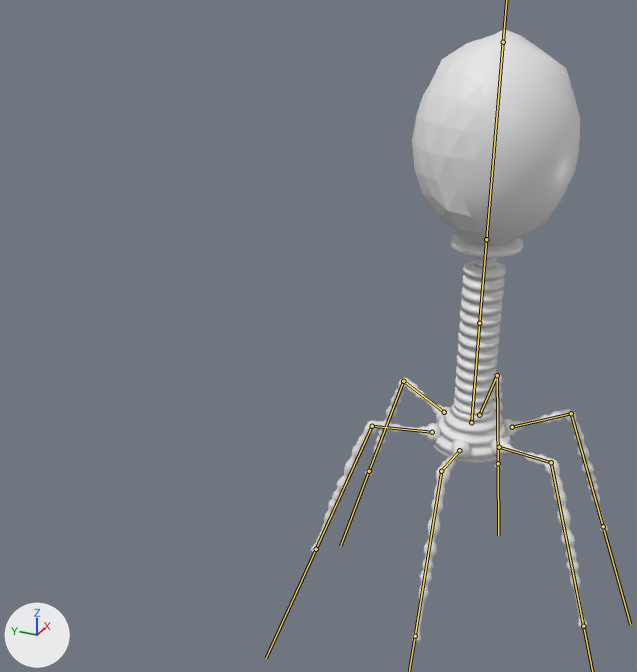
Before and after pictures for a commit that changed the FBX model Assets/Art/3D/Models/Enemies/Model_Bacteriophage.fbx.
The view is the same before and after, from a camera (50 mm lens) standing at (-7.03, -1.62, 5.45) and looking at (-0.08, 1.51, 1.98). Arrows for +X, +Y and +Z are at lower left; the lights stay in place. The bones that bend it are drawn over the model as lines.

Objects in the first picture: 'Legs'.
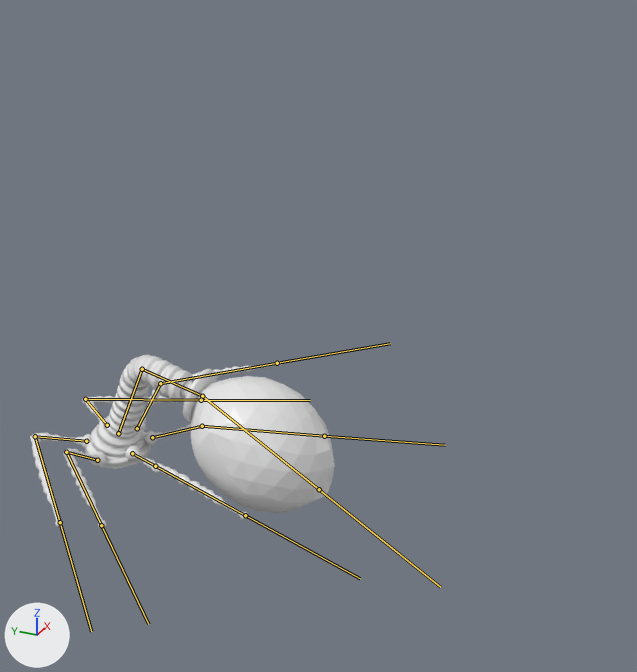
The newer file adds an action. The first version stands in its rest pose; the second is drawn at frame 11 of the action 'Armature|Anim_Die_Bacteriophage'.

Pixel boxes [x1, y1, x2, y2] of what changed, in the pictures (637 x 672 px):
'Legs', posed (71% shorter)
    before: [311, 29, 608, 642]
    after: [30, 355, 335, 529]
bone 'Bone.012', root to tip
    before: (471, 422) to (479, 323)
    after: (118, 433) to (142, 369)
bone 'Bone.013', root to tip
    before: (479, 323) to (486, 239)
    after: (142, 369) to (202, 396)
bone 'Bone.014', root to tip
    before: (486, 239) to (503, 42)
    after: (202, 396) to (319, 489)
bone 'Bone', root to tip
    before: (479, 415) to (497, 375)
    after: (137, 428) to (160, 383)
bone 'Bone.001', root to tip
    before: (497, 375) to (498, 463)
    after: (160, 383) to (277, 363)
bone 'Bone.002', root to tip
    before: (512, 427) to (571, 413)
    after: (152, 437) to (202, 426)
bone 'Bone.003', root to tip
    before: (571, 413) to (603, 526)
    after: (202, 426) to (324, 436)
bone 'Bone.004', root to tip
    before: (459, 450) to (441, 471)
    after: (97, 460) to (66, 452)
bone 'Bone.005', root to tip
    before: (441, 471) to (415, 636)
    after: (66, 452) to (101, 525)
bone 'Bone.006', root to tip
    before: (432, 432) to (372, 426)
    after: (86, 441) to (35, 436)
bone 'Bone.007', root to tip
    before: (372, 426) to (316, 549)
    after: (35, 436) to (60, 522)
bone 'Bone.008', root to tip
    before: (499, 447) to (551, 462)
    after: (132, 453) to (155, 466)
bone 'Bone.009', root to tip
    before: (551, 462) to (583, 626)
    after: (155, 466) to (245, 515)
bone 'Bone.010', root to tip
    before: (444, 412) to (403, 381)
    after: (107, 425) to (85, 399)
bone 'Bone.011', root to tip
    before: (403, 381) to (369, 471)
    after: (85, 399) to (201, 400)

What the commit changed:
Bone 'Bone.012' (bone_bone_012) moves from (0.0, 0.0, 0.0) to (0.0, -1.11, -4.05).
Bone 'Bone.012' (bone_bone_012) turns from (0, 0, 0) to (24, 0, 0) degrees about its own x, y and z.
Bone 'Bone.013' (bone_bone_013) turns from (0, 0, 0) to (79, 0, 0) degrees about its own x, y and z.
Bone 'Bone.014' (bone_bone_014) turns from (0, 0, 0) to (18, 0, 0) degrees about its own x, y and z.
Bone 'Bone' (bone_bone) moves from (0.0, 0.0, 0.0) to (1.13, -0.2, -4.05).
Bone 'Bone' (bone_bone) turns from (0, 0, 0) to (0, 0, 20) degrees about its own x, y and z.
Bone 'Bone.001' (bone_bone_001) turns from (0, 0, 0) to (73, -30, 1) degrees about its own x, y and z.
Bone 'Bone.002' (bone_bone_002) moves from (0.0, 0.0, 0.0) to (1.07, -3.5, -2.06).
Bone 'Bone.003' (bone_bone_003) turns from (0, 0, 0) to (54, -4, 37) degrees about its own x, y and z.
Bone 'Bone.004' (bone_bone_004) moves from (0.0, 0.0, 0.0) to (-1.11, -0.2, -4.05).
Bone 'Bone.004' (bone_bone_004) turns from (0, 0, 0) to (0, 0, -26) degrees about its own x, y and z.
Bone 'Bone.005' (bone_bone_005) turns from (0, 0, 0) to (61, 27, -5) degrees about its own x, y and z.
Bone 'Bone.006' (bone_bone_006) moves from (0.0, 0.0, 0.0) to (-1.05, 3.24, -2.46).
Bone 'Bone.007' (bone_bone_007) turns from (0, 0, 0) to (75, 35, -22) degrees about its own x, y and z.
Bone 'Bone.008' (bone_bone_008) moves from (0.0, 0.0, 0.0) to (-1.0, -3.71, -1.69).
Bone 'Bone.009' (bone_bone_009) turns from (0, 0, 0) to (63, 7, -39) degrees about its own x, y and z.
Bone 'Bone.010' (bone_bone_010) moves from (0.0, 0.0, 0.0) to (1.04, 3.33, -2.33).
Bone 'Bone.011' (bone_bone_011) turns from (0, 0, 0) to (84, -32, 16) degrees about its own x, y and z.
